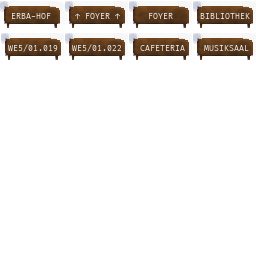
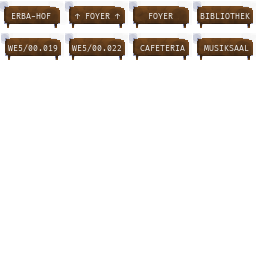
Before/after of a 256x256 layered artwork. What changed in the layer stack:
renamed "WE5/01.019 #1" to "WE5/00.019", painted on it over 33, 45, 38, 51
renamed "WE5/01.022 #1" to "WE5/00.022", painted on it over 97, 45, 102, 51
